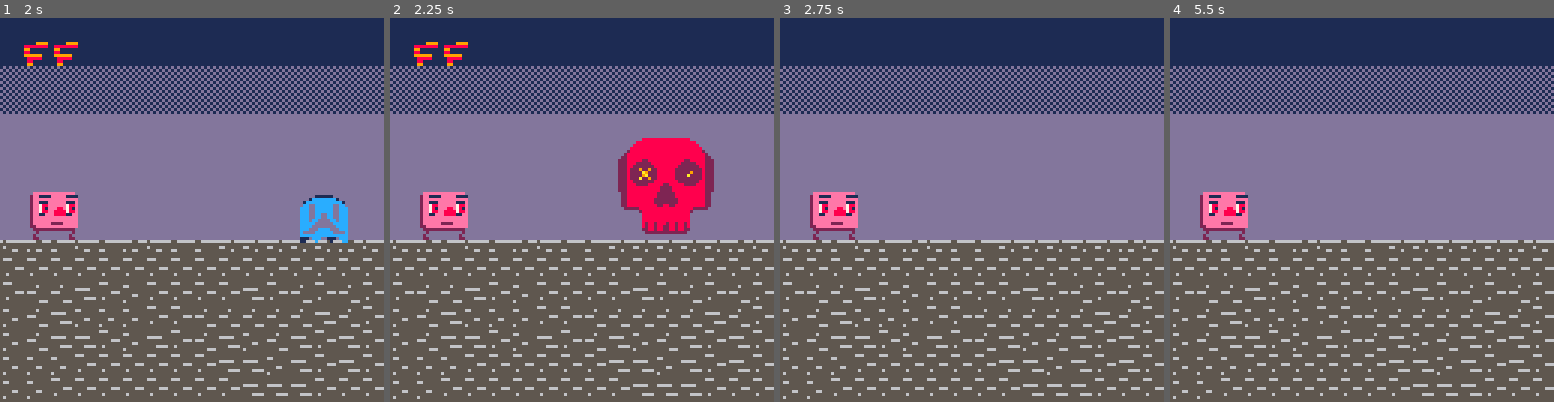
Above: before the commit, frames 1-4 (left to right).
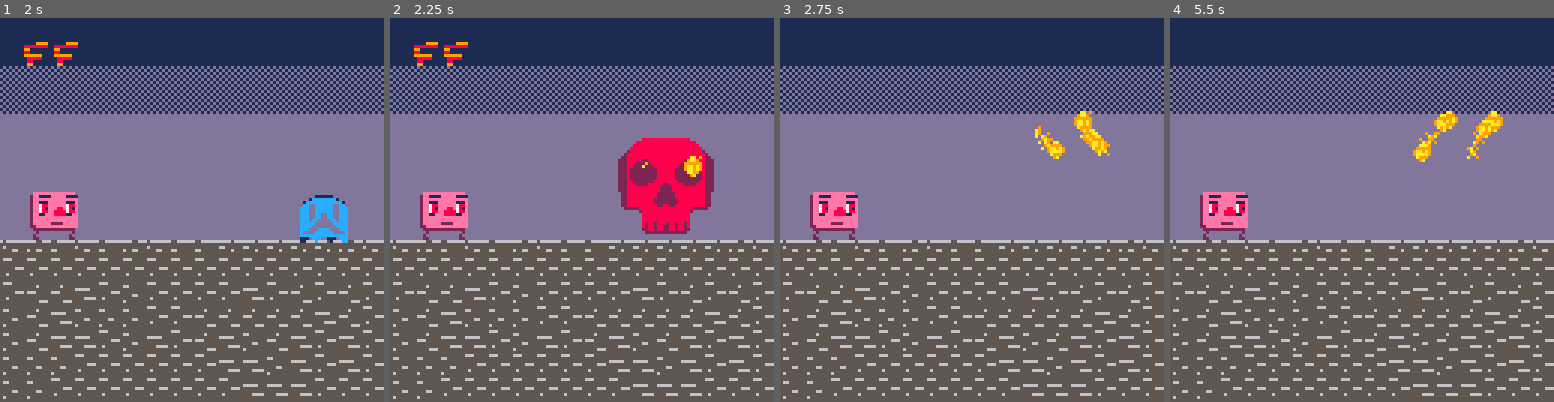
Above: after the commit, the same moments.

Repository: verdog/strongth8
Game: PICO-8 cartridge strongth8.p8
Same seed, same stepped clock (60 frames per second), same inputs: the game is played once before the commit and once after it.
Inputs:
- Up to frame 1 (2 s): tap X (X key) at 0.33, 1.07, 1.85 s; tap O (Z key) at 0.7, 1.7 s
- Up to frame 2 (2.25 s): tap O (Z key) at 2.1 s
- Up to frame 3 (2.75 s): tap O (Z key) at 2.5 s
- Up to frame 4 (5.5 s): tap O (Z key) every 0.4 s from 2.9 to 5.3 s; tap X (X key) at 2.97, 4.08, 5.2 s

Frame 1 is identical in both runs. In frame 2, 0.3% of the frame differs, in the area x 64-82%, y 35-43%; in frame 3, 0.7%; in frame 4, 0.9%, in the area x 63-87%, y 24-38%.

Commit message:
added particle system

Diff:
--- a/strongth8.p8
+++ b/strongth8.p8
@@ -7,8 +7,44 @@
 fouls = 0
 attack = 0
 
+-- particles
+function particleinit()
+	-- called once to initialize the particle system
+	particles = {}
+end
+
+function updateparticles()
+ -- called once per frame
+ for p in all(particles) do
+ 	if (p.life <= 0) then
+ 		-- dead
+ 		del(particles,p)
+ 	end
+ 	p.x += p.xvel
+ 	p.y += p.yvel
+ 	p.life -= 1
+ end
+end
+
+function drawparticles()
+	-- called once per frame
+	for p in all(particles) do
+		spr(p.sprite, p.x, p.y)
+	end
+end
+
+function spawnparticle(p)
+	--[[ particle format:
+	{
+		x, y, xvel, yvel, life, sprite
+	}
+	]]
+	add(particles, p)
+end
+
 function _init()
  titleinit()
+ particleinit()
  resettimer()
 end
 
@@ -75,6 +111,25 @@
  if btnp(4) then
  	scene += 1
  end
+
+ if scene == 4 then
+ 	-- skull
+ 	-- left eye
+		spawnparticle({
+			x=84+rnd(2)+4*sin(timer/24),
+			y=48, xvel=0, yvel=-1,
+			life=16+rnd(10), sprite=49+rnd(4)
+		})
+		-- right eye
+		spawnparticle({
+			x=100+rnd(2)+4*sin(timer/24),
+			y=48, xvel=0, yvel=-1,
+			life=16+rnd(10), sprite=49+rnd(4)
+		})
+ end
+
+ -- particles
+ updateparticles()
 end
 
 function f(i)
@@ -135,10 +190,10 @@
   spr(22,100,58+2*sin(timer/30),2,2)
  elseif scene == 4 then
   spr(8,80+4*sin(timer/24)+timer%2,40,4,4)
-  -- fire eyes
-  spr(49+rnd(4),84+rnd(2)+4*sin(timer/24),48)
-  spr(49+rnd(4),100+rnd(2)+4*sin(timer/24),48)
- end
+  end
+
+	-- draw particles
+	drawparticles()
 
  if timer <= 0 and timer >= -2 then
   cls(7)
Not shown, changed: strongth8.png
